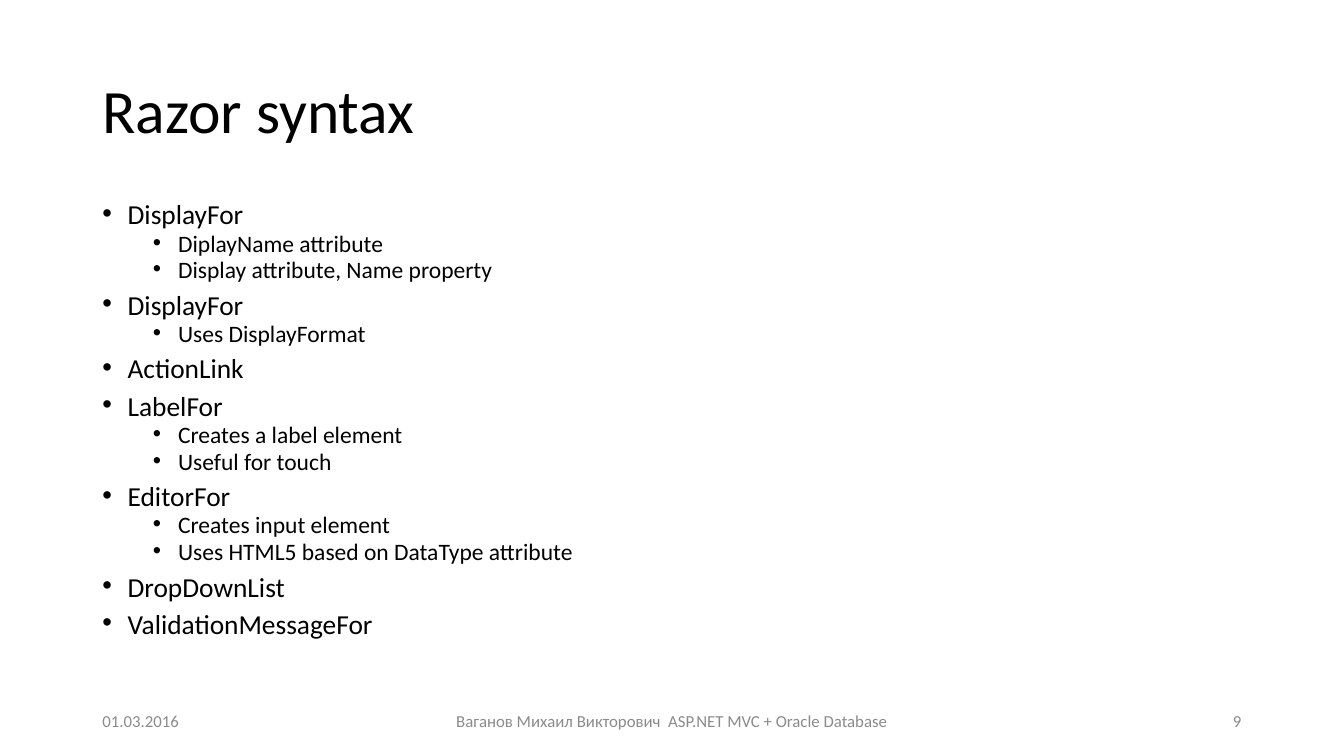
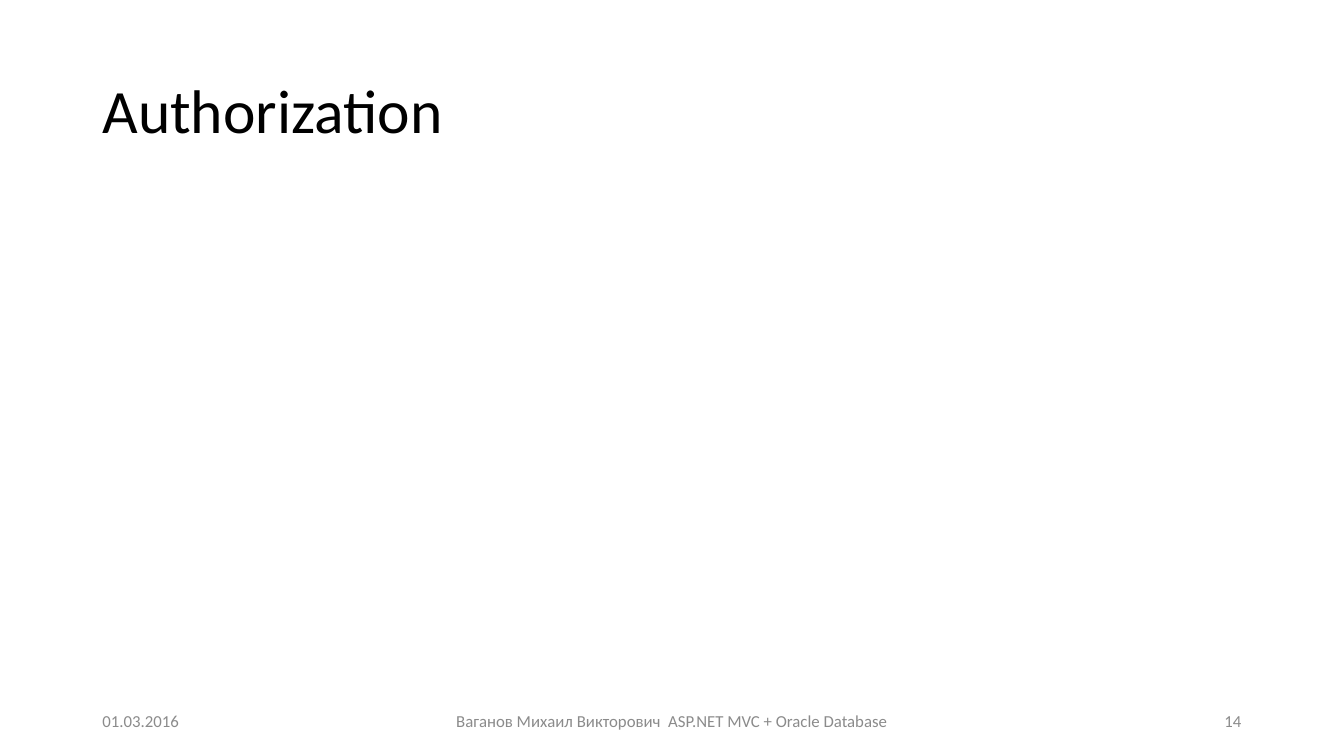
Before and after one commit to Mikhail-Vaganov/psu-applicants, a slide deck: slide 14 of Presentations/Занятие 4.pptx (slide 9 before the commit). Drawn at 1344x756 pixels with LibreOffice and Linux fonts; fonts in the diff are those of the drawing. Boxes give left, top, right and bottom in pixels: in the first picture for what was removed or moved away, otherwise in the second. Text is boxed around its words. In the diff, an @@ line names an element or a change of style, - is before the commit and + after.

```diff
--- a/Presentations/Занятие 4.pptx
+++ b/Presentations/Занятие 4.pptx
@@ title at [102,90,442,134]: text changed @@
-Razor syntax
+Authorization
@@ text removed at [128,205,573,639] @@
-• DisplayFor
-  • DiplayName attribute
-  • Display attribute, Name property
-• DisplayFor
-  • Uses DisplayFormat
-• ActionLink
-• LabelFor
-  • Creates a label element
-  • Useful for touch
-• EditorFor
-  • Creates input element
-  • Uses HTML5 based on DataType attribute
-• DropDownList
-• ValidationMessageFor
@@ page number at [1224,716,1241,727]: text changed @@
-9
+14
```
Also in this commit, not shown: 6 other slides changed, 7 slides added, 1 slide removed, 9 other files.
